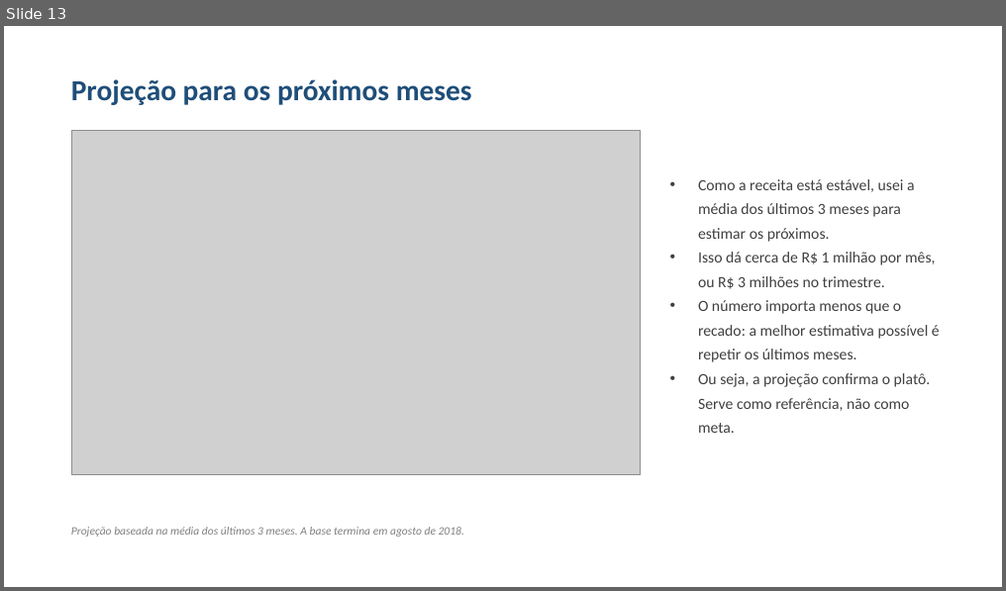
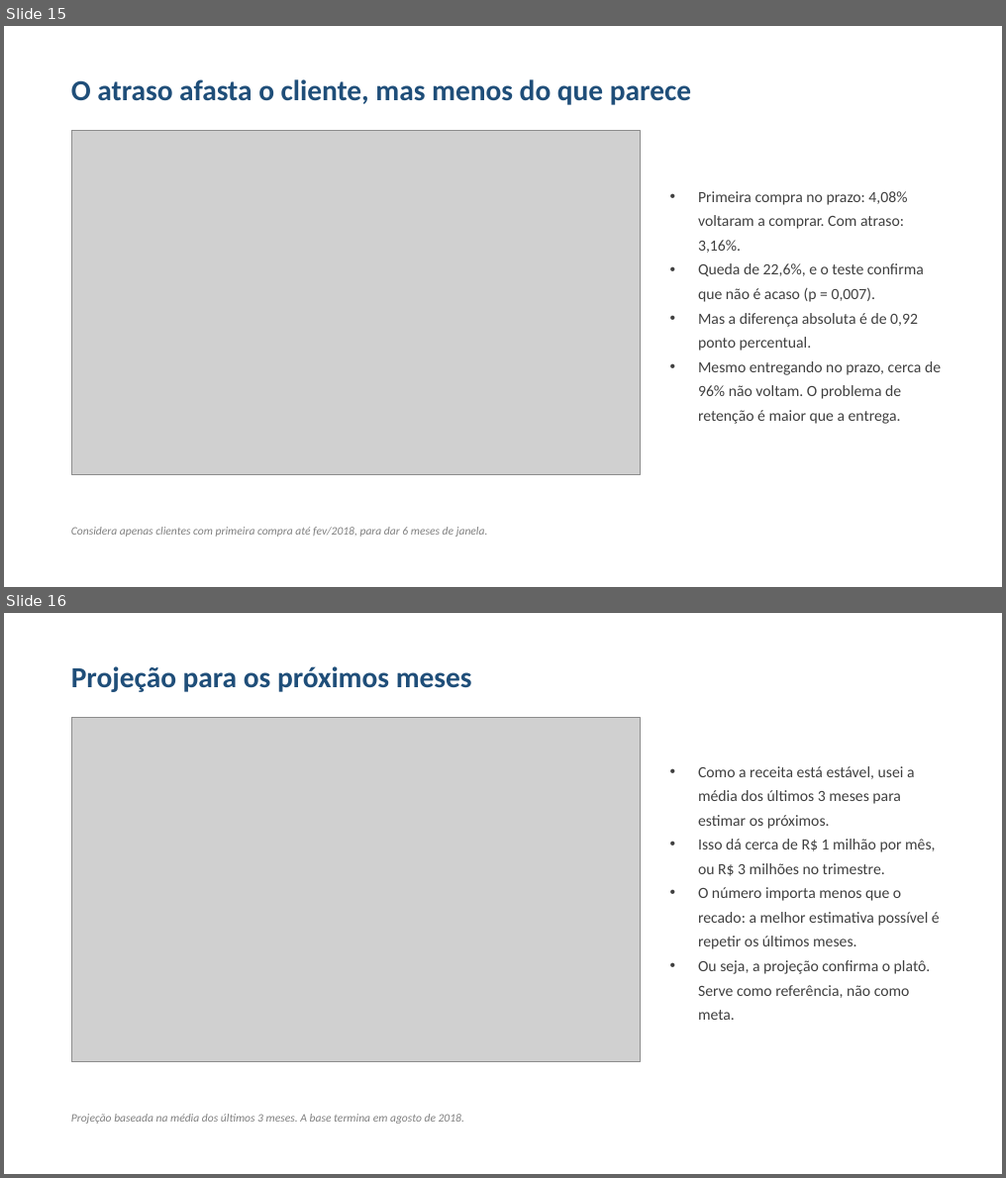
Before and after one commit to evanioac-web/tech-challenge-fase1-olist, a slide deck: reports/apresentacao_crescimento_receita.pptx. Shown one above the other, each under a label of ours: slide 13 before the commit, slides 15 and 16 after it. The pictures are 1006x591 and 1006x1178 pixels, drawn with LibreOffice and Linux fonts; fonts in the diff are those of the drawing; grey boxes stand for pictures. Boxes give left, top, right and bottom in pixels: in the first picture for what was removed or moved away, otherwise in the second. Text is boxed around its words. In the diff, an @@ line names an element or a change of style, - is before the commit and + after.

Commit message:
Relatorio e apresentacao com a analise de entrega e recompra

```diff
--- a/reports/apresentacao_crescimento_receita.pptx
+++ b/reports/apresentacao_crescimento_receita.pptx
@@ slide 15 added at (4,26,1002,587), background #FFFFFF @@
@@ text added at (71,79,691,105), 28 pt, text #1F4E79, bold @@
+O atraso afasta o cliente, mas menos do que parece
@@ picture added at (71,131,641,475) @@
@@ text added at (698,191,941,424), 15 pt, text #404040 @@
+• Primeira compra no prazo: 4,08% voltaram a comprar. Com atraso: 3,16%.
+• Queda de 22,6%, e o teste confirma que não é acaso (p = 0,007).
+• Mas a diferença absoluta é de 0,92 ponto percentual.
+• Mesmo entregando no prazo, cerca de 96% não voltam. O problema de retenção é maior que a entrega.
@@ text added at (71,527,488,537), 11 pt, text #808080, italic @@
+Considera apenas clientes com primeira compra até fev/2018, para dar 6 meses de janela.
@@ what was slide 13 is now slide 16 @@
```
Also in this commit, not shown: 1 slide changed, 2 other slides added, 1 other file.
